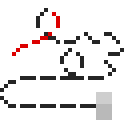
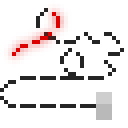
Revision of a layered 128 x 128 image; what changed, layer by layer:
added layer "Layer 10" above "Layer 9" over <box>4,4,68,64</box>
